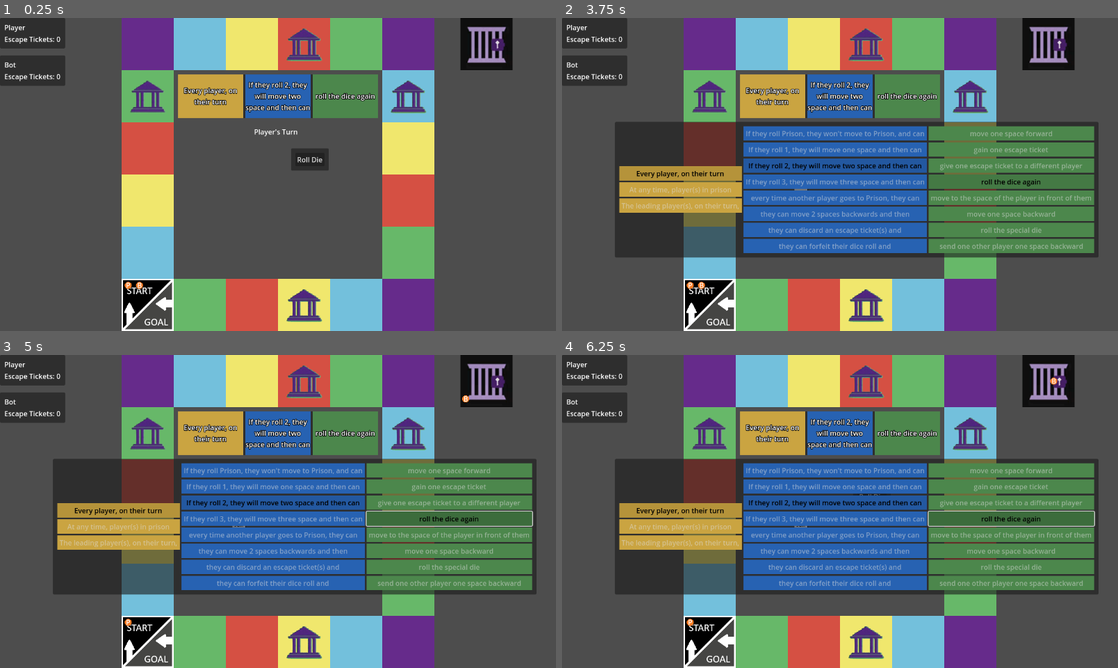
Above: before the commit, frames 1-4 (two rows, left to right).
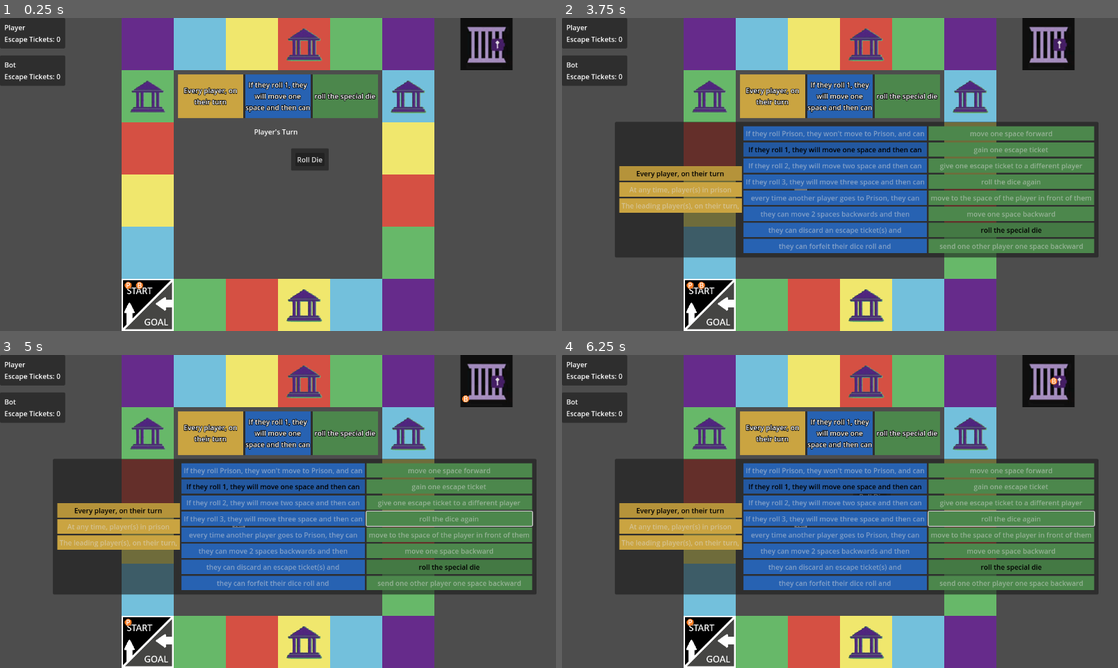
Above: after the commit, the same moments.

Repository: tjfeldman/RulesRace
Game: Godot game, scene res://rules_race_board.tscn
The game is run twice, just before and just after one commit, with the same random seed, the same clock (stepped at 60 frames per second) and the same inputs.
Inputs (mouse positions are in pixels of both pictures, inside the frame that each line leads up to):
- Up to frame 1 (0.25 s): no input
- Up to frame 2 (3.75 s): click "Roll Die" at 0.5 s; tap Enter at 1.25 s; move the mouse to (962, 158) at 1.27 s; click (962, 158) at 1.42 s; click "End Turn" at 2 s; tap Space at 2.75 s; move the mouse to (728, 190) at 2.77 s; click (728, 190) at 2.92 s; move the mouse to (895, 105) at 3.52 s; click (895, 105) at 3.67 s
- Up to frame 3 (5 s): click (450, 517) at 4.25 s, where only the run before the commit has a clickable "roll the dice again"
- Up to frame 4 (6.25 s): click (1012, 517) at 5 s, where only the run before the commit has a clickable "roll the dice again"; click (1012, 517) at 5.75 s, where only the run before the commit has a clickable "roll the dice again"

The runs differ from the first frame. In frame 1, 0.2% of the frame differs, in the area x 51-68%, y 20-27%; in frame 2, 1.1%; in frame 3, 2.3%, in the area x 33-96%, y 20-70%; in frame 4, 2.3%.

Commit message:
Added Effect trigger for rolling special die
Signed-off-by: Tyler Feldman <tyler.feldman148@gmail.com>

Diff:
--- a/scripts/GroupRuleManager.gd
+++ b/scripts/GroupRuleManager.gd
@@ -14,6 +14,7 @@
 	GroupRules.Effect.MOVE_ONE: "Would you like to move 1 space forward?",
 	GroupRules.Effect.GAIN_TICKET: "Would you like to gain 1 Escape Ticket?",
 	GroupRules.Effect.REROLL_DIE: "Would you like to roll the die again?",
+	GroupRules.Effect.ROLL_SPECIAL_DIE: "Would you like to roll the special die?",
 }
 
 func _ready() -> void:
@@ -48,6 +49,8 @@
 			affectedPlayer.addEscapeTicket();
 		GroupRules.Effect.REROLL_DIE:
 			Events.emit_signal("gain_die_roll", false);
+		GroupRules.Effect.ROLL_SPECIAL_DIE:
+			Events.emit_signal("gain_die_roll", true);
 
 func checkRollTrigger(roll: Variant):
 	match [triggerRule, roll]:
--- a/scripts/GroupRuleSelector.gd
+++ b/scripts/GroupRuleSelector.gd
@@ -49,8 +49,8 @@
 func random_rule():
 	#select random group rules
 	selectedWhenRule = whenGroupButtons[0];
-	selectedTriggerRule = triggerGroupButtons[2];
-	selectedEffectRule = effectGroupButtons[3];
+	selectedTriggerRule = triggerGroupButtons[randi_range(0,3)];
+	selectedEffectRule = effectGroupButtons[6];
 
 	#toggle selected
 	selectedWhenRule.button_pressed = true;
Not shown, changed: README.md
